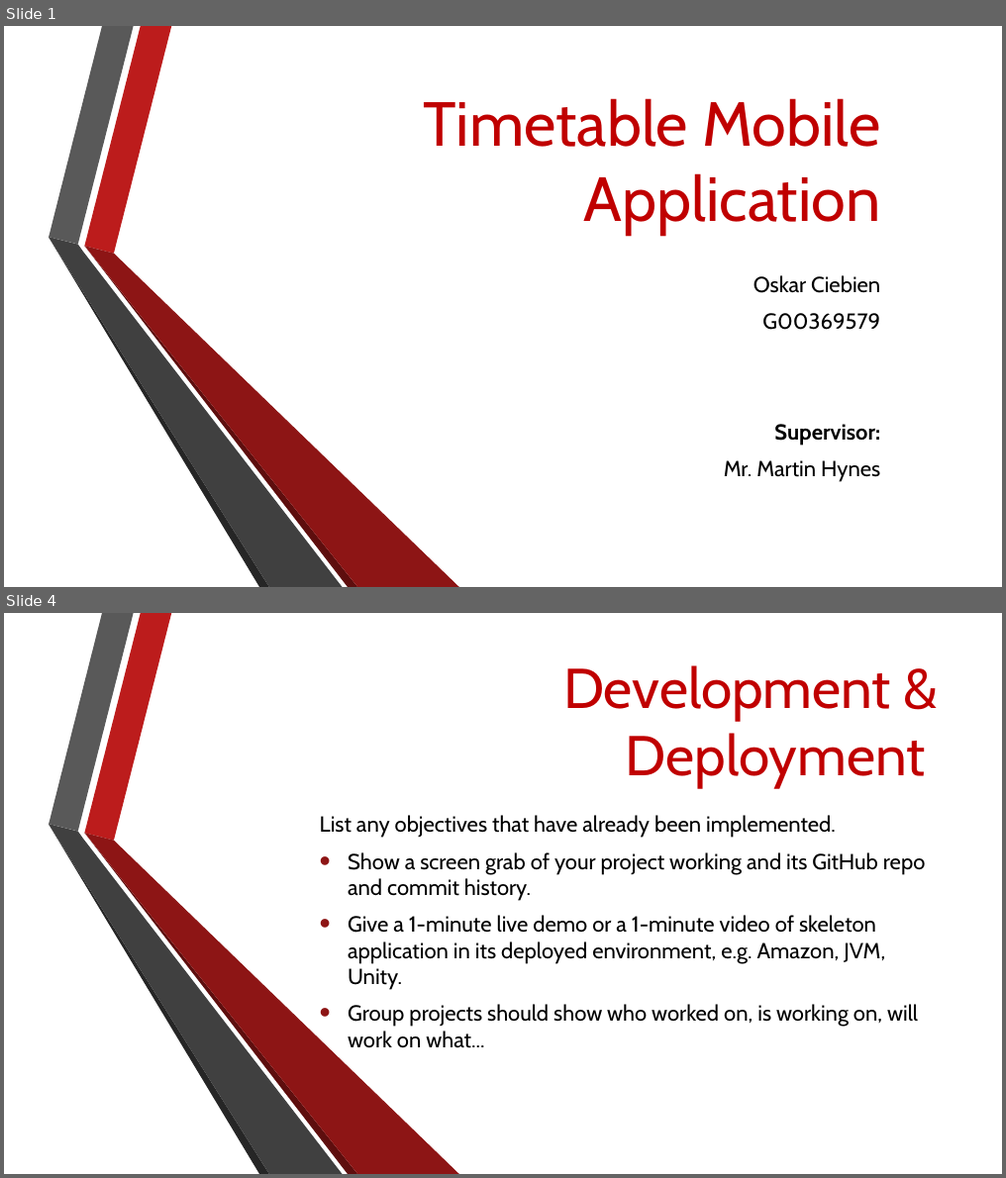
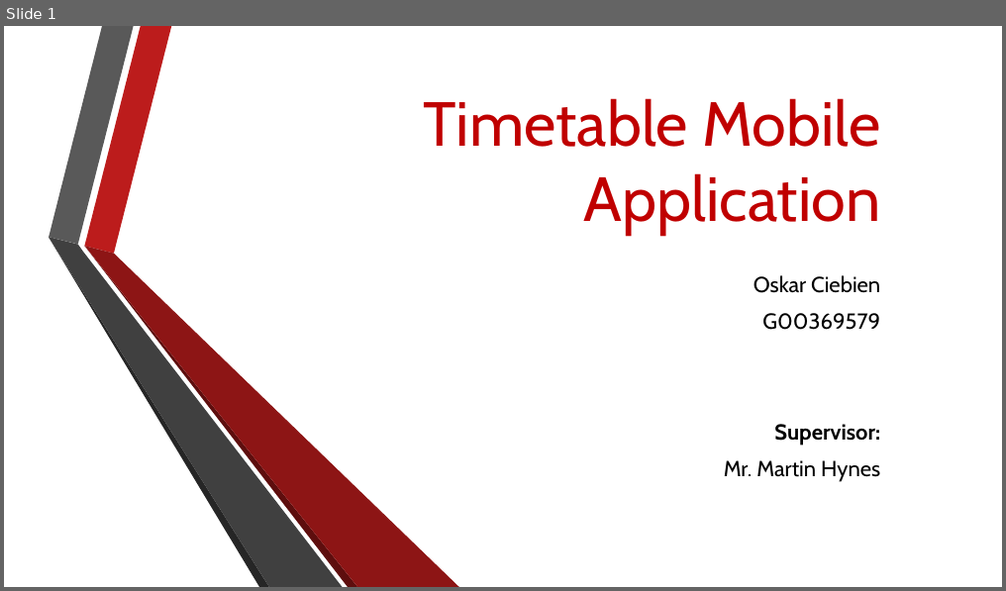
Before and after one commit to Oskar-Ciebien/Timetable_Application, a slide deck: Documents/Semester 1 Presentation.pptx. Shown one above the other, each under a label of ours: slides 1 and 4 before the commit, slide 1 after it; the slides between them are not shown. The pictures are 1006x1178 and 1006x591 pixels, drawn with LibreOffice and Linux fonts; fonts in the diff are those of the drawing; background and template pictures are left out. Boxes give left, top, right and bottom in pixels: in the first picture for what was removed or moved away, otherwise in the second. Text is boxed around its words. In the diff, an @@ line names an element or a change of style, - is before the commit and + after.

```diff
--- a/Documents/Semester 1 Presentation.pptx
+++ b/Documents/Semester 1 Presentation.pptx
@@ slide 4 removed at (x1=4, y1=613, x2=1002, y2=1174), background picture (left out); not listed: 6 template elements that a slide beside it also shows @@
@@ title removed at (x1=563, y1=665, x2=926, y2=787) @@
-Development & Deployment
@@ subtitle removed at (x1=320, y1=815, x2=926, y2=1049) @@
-List any objectives that have already been implemented.
-• Show a screen grab of your project working and its GitHub repo and commit history.
-• Give a 1-minute live demo or a 1-minute video of skeleton application in its deployed environment, e.g. Amazon, JVM, Unity.
-• Group projects should show who worked on, is working on, will work on what...
```
Also in this commit, not shown: 3 slides changed, 1 slide added.
